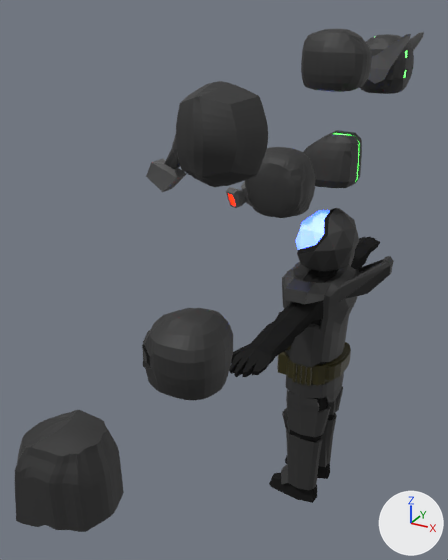
The Blender file Assets/player/player.blend: old version first, new version second.
Both versions are drawn from a camera (50 mm lens) standing at (6.7, -19.3, 7.2) and looking at (-1.8, -4.0, -0.5). Every picture has the same lights, and +X, +Y and +Z are marked at lower right.
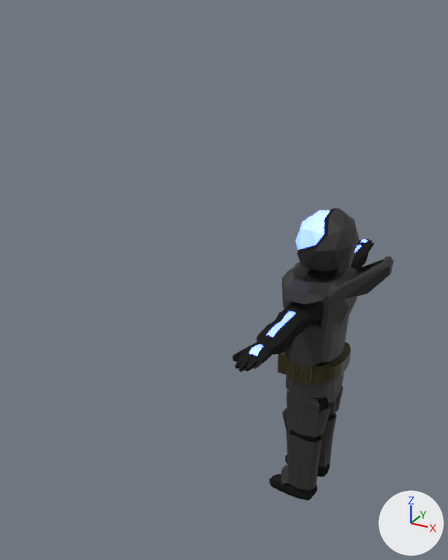
Boxes (x1, y1, x2, y2) around the edits, measured in the pictures (448 x 560 px; the box of a moved part takes in the faces that stretch with it):
'Cube.005', hidden: before (15, 410, 124, 532)
'Cube.013', hidden: before (146, 81, 268, 192)
'Cube', hidden: before (142, 308, 233, 400)
'Cube.001', reshaped: before (229, 237, 380, 503); after (232, 239, 374, 501)
'Cube.015', hidden: before (226, 147, 315, 218)
'Cube.016', hidden: before (301, 29, 372, 92)
'Cube.004', hidden: before (303, 130, 362, 188)
'Cube.014', hidden: before (360, 32, 424, 94)
part 1 of me_cube_001, built on: before (229, 237, 380, 411); after (232, 239, 374, 411)
part 2 of me_cube_001, moved or reshaped: before (269, 456, 330, 503); after (269, 455, 330, 501)

The change, as a list of edits to the scene's bpy script:
```text
Change me_cube_001:
    used by ob_cube_001; location = (-0.01, 0.0, -4.42); scale = (0.543, 0.654, 0.654)
    remove me_cube_001.from_pydata(...)  # 990 vertices, 992 faces; spans x -2.5..1.7, y -9.7..9.7, z -9.7..7.3
    add me_cube_001.from_pydata(...)  # 1440 vertices, 1432 faces, 8 loose edges; spans x -2.5..1.7, y -9.3..9.3, z -9.7..7.3
    me_cube_001 part 1: 136 vertices moved from x -1.7..1.1, y -9.7..9.7, z -2.9..4.2 to x -1.8..1.2, y -9.1..9.1, z -2.8..4.2; 133 vertices removed from x -1.7..1.6, y -9.7..9.7, z 1.2..4.3; 527 vertices added at x -1.7..1.7, y -9.3..9.3, z -2.2..4.6
    me_cube_001 part 2: 30 vertices moved from x -2.2..1.2, y -1.7..1.7, z -9.7..-8.8 to x -2.4..1.1, y -1.7..1.7, z -9.7..-8.9; 26 vertices removed from x -2.5..1.2, y -1.6..1.6, z -9.7..-9.5; 58 vertices added at x -2.5..1.2, y -1.7..1.7, z -9.7..-9.2
    add me_cube_001.materials.append(mat_material_001)  # white #dfe7e1
Change ob_cube_004:
    add ob_cube_004.hide_set(True)
Change ob_cube:
    add ob_cube.hide_set(True)
Change ob_cube_005:
    add ob_cube_005.hide_set(True)
Change ob_cube_013:
    add ob_cube_013.hide_set(True)
Change ob_cube_014:
    add ob_cube_014.hide_set(True)
Change ob_cube_015:
    add ob_cube_015.hide_set(True)
Change ob_cube_016:
    add ob_cube_016.hide_set(True)
```
